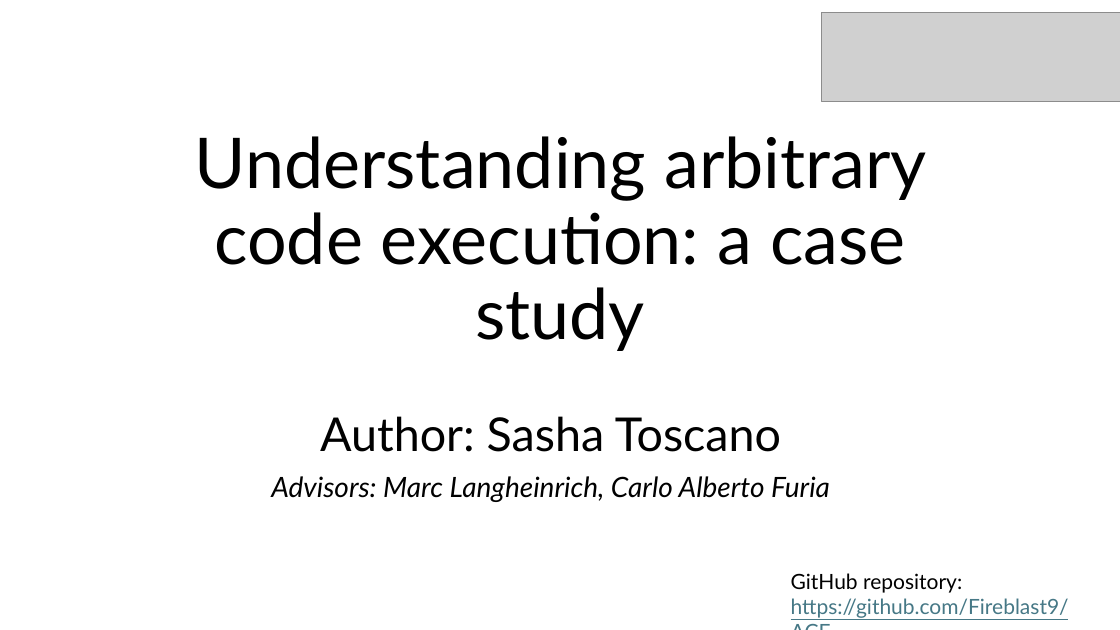
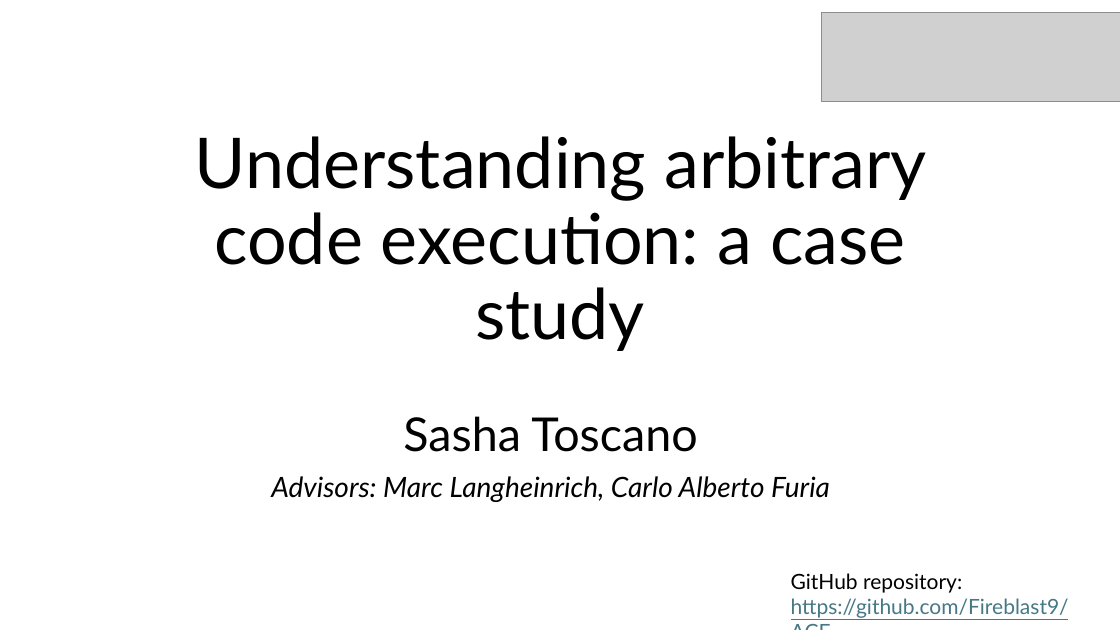
Before and after one commit to Fireblast9/ACE, a slide deck: slide 1 of ACE - Sasha Toscano.pptx. Drawn at 1120x630 pixels with LibreOffice and Linux fonts; fonts in the diff are those of the drawing; grey boxes stand for pictures. Boxes give left, top, right and bottom in pixels: in the first picture for what was removed or moved away, otherwise in the second. Text is boxed around its words. In the diff, an @@ line names an element or a change of style, - is before the commit and + after.

```diff
--- a/ACE - Sasha Toscano.pptx
+++ b/ACE - Sasha Toscano.pptx
@@ subtitle at <box>403,416,697,452</box>: text changed @@
-Author: Sasha Toscano
+Sasha Toscano
```
Also in this commit, not shown: 1 other slide changed, 1 other file.
